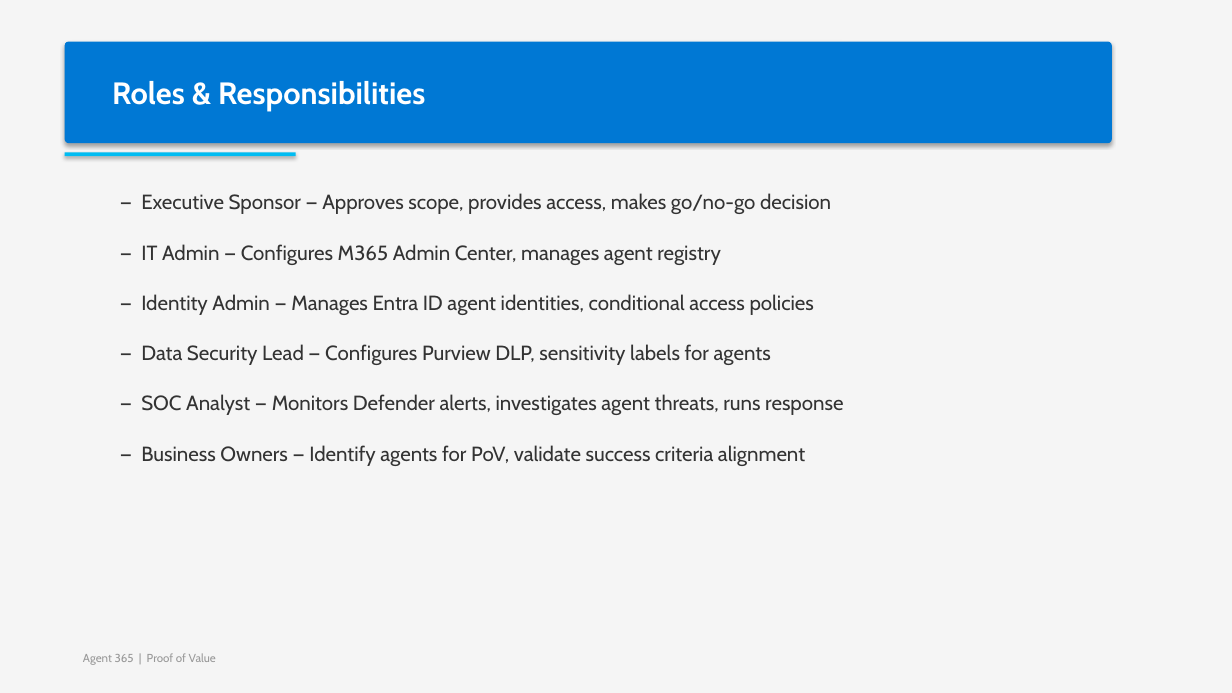
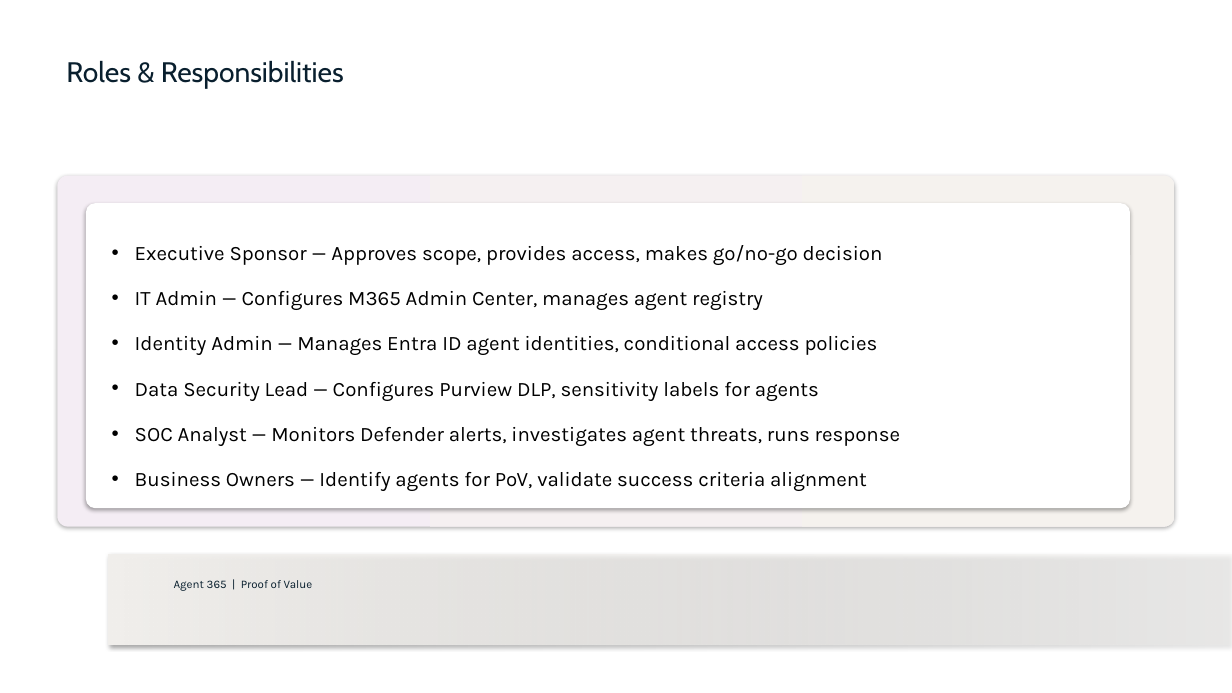
Before and after one commit to cloudtoso/Agent-365-POC, a slide deck: slide 42 of Agent365-PoV-Deck.pptx. Drawn at 1232x693 pixels with LibreOffice and Linux fonts; fonts in the diff are those of the drawing. Boxes give left, top, right and bottom in pixels: in the first picture for what was removed or moved away, otherwise in the second. Text is boxed around its words. In the diff, an @@ line names an element or a change of style, - is before the commit and + after.

```diff
--- a/Agent365-PoV-Deck.pptx
+++ b/Agent365-PoV-Deck.pptx
@@ rectangle removed at [0,0,1232,693] @@
@@ text "Roles & Responsibilities": place and size @@
-text "Roles & Responsibilities" at [65,42,1112,143]
+text "Roles & Responsibilities" at [66,60,344,89]
@@ text "Roles & Responsibilities" at [66,60,344,89]: size 24 to 22 pt, text colour #FFFFFF to #091F2E, bold off; fill #0078D4 to none; shadow off @@
@@ rounded rectangle added at [57,176,1175,527], fill gradient #F4EDF4 to #F5F2EE @@
@@ rectangle removed at [65,152,296,156] @@
@@ rounded rectangle added at [86,203,1130,508], fill #FFFFFF @@
@@ text at [135,245,900,491]: text changed; font Cabin to Karla; text colour #333333 to #000000 @@
-— Executive Sponsor — Approves scope, provides access, makes go/no-go decision
-— IT Admin — Configures M365 Admin Center, manages agent registry
-— Identity Admin — Manages Entra ID agent identities, conditional access policies
-— Data Security Lead — Configures Purview DLP, sensitivity labels for agents
-— SOC Analyst — Monitors Defender alerts, investigates agent threats, runs response
-— Business Owners — Identify agents for PoV, validate success criteria alignment
+• Executive Sponsor — Approves scope, provides access, makes go/no-go decision
+• IT Admin — Configures M365 Admin Center, manages agent registry
+• Identity Admin — Manages Entra ID agent identities, conditional access policies
+• Data Security Lead — Configures Purview DLP, sensitivity labels for agents
+• SOC Analyst — Monitors Defender alerts, investigates agent threats, runs response
+• Business Owners — Identify agents for PoV, validate success criteria alignment
@@ rectangle added at [108,555,1232,645], fill gradient #F2F0ED @@
@@ text "Agent 365 | Proof of ...": place and size @@
-text "Agent 365 | Proof of ..." at [83,653,216,665]
+text "Agent 365 | Proof of ..." at [174,580,313,591]
@@ text "Agent 365 | Proof of ..." at [174,580,313,591]: font Cabin to Karla, text colour #999999 to #091F2E @@
```
Also in this commit, not shown: 43 other slides changed, 1 other file.
